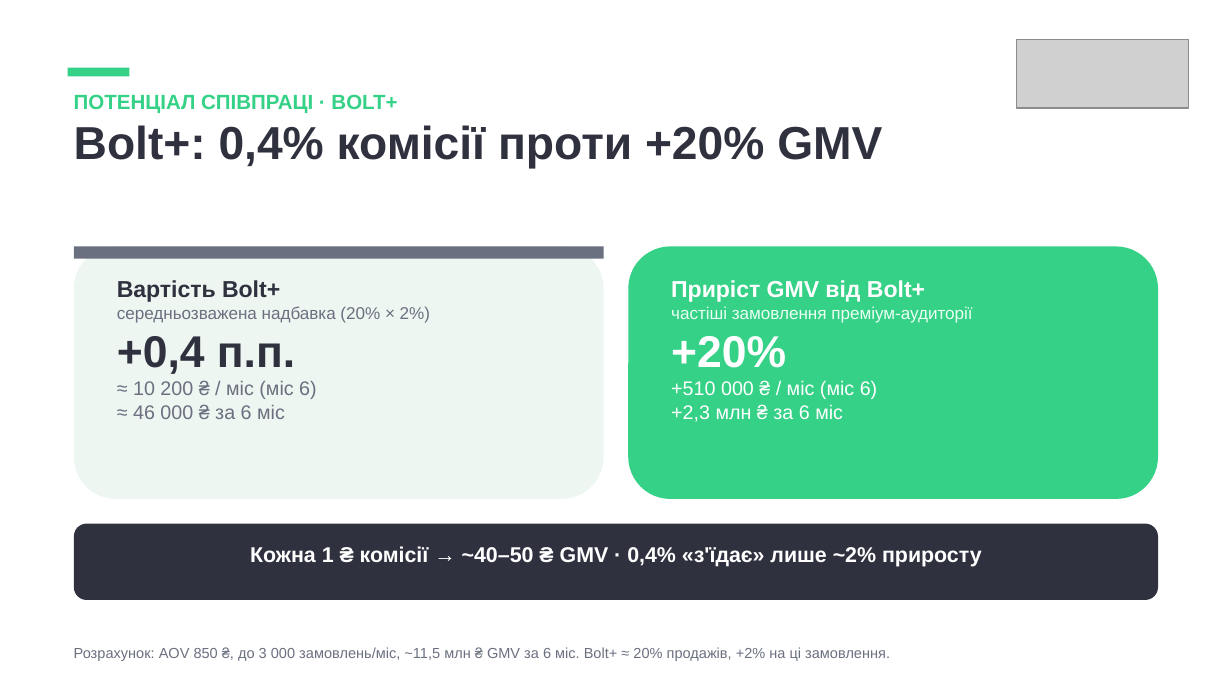
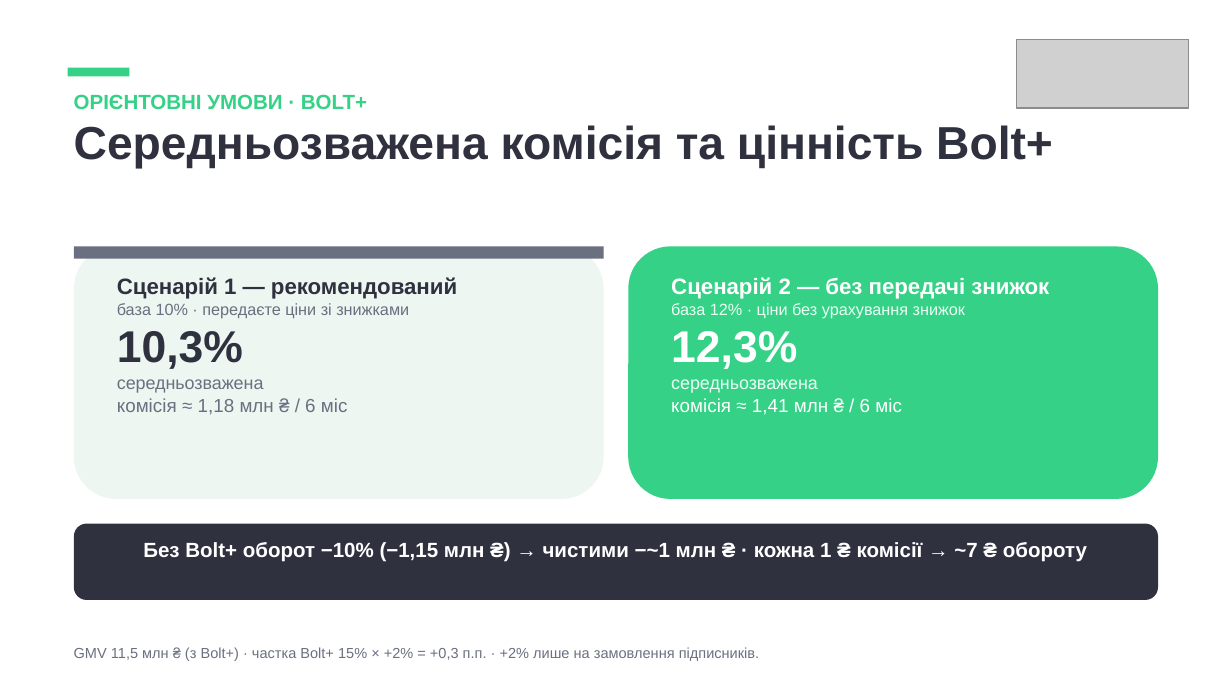
Before and after one commit to yuliianikolaieva/getplaced-report, a slide deck: slide 10 of Master-Zoo-Bolt-Food-Partnership.pptx. Drawn at 1232x693 pixels with LibreOffice and Linux fonts; fonts in the diff are those of the drawing; grey boxes stand for pictures. Boxes give left, top, right and bottom in pixels: in the first picture for what was removed or moved away, otherwise in the second. Text is boxed around its words. In the diff, an @@ line names an element or a change of style, - is before the commit and + after.

```diff
--- a/Master-Zoo-Bolt-Food-Partnership.pptx
+++ b/Master-Zoo-Bolt-Food-Partnership.pptx
@@ text at [74,94,1053,169]: text changed @@
-ПОТЕНЦІАЛ СПІВПРАЦІ · BOLT+
-Bolt+: 0,4% комісії проти +20% GMV
+ОРІЄНТОВНІ УМОВИ · BOLT+
+Середньозважена комісія та цінність Bolt+
@@ text at [117,277,457,415]: text changed; size 10 to 9.5 pt @@
-Вартість Bolt+
-середньозважена надбавка (20% × 2%)
-+0,4 п.п.
-≈ 10 200 ₴ / міс (міс 6)
-≈ 46 000 ₴ за 6 міс
+Сценарій 1 — рекомендований
+база 10% · передаєте ціни зі знижками
+10,3%
+середньозважена
+комісія ≈ 1,18 млн ₴ / 6 міс
@@ text at [671,277,1049,415]: text changed; size 10 to 9.5 pt @@
-Приріст GMV від Bolt+
-частіші замовлення преміум-аудиторії
-+20%
-+510 000 ₴ / міс (міс 6)
-+2,3 млн ₴ за 6 міс
+Сценарій 2 — без передачі знижок
+база 12% · ціни без урахування знижок
+12,3%
+середньозважена
+комісія ≈ 1,41 млн ₴ / 6 міс
@@ text at [143,542,1087,562]: text changed; size 12.5 to 12 pt @@
-Кожна 1 ₴ комісії → ~40–50 ₴ GMV · 0,4% «з'їдає» лише ~2% приросту
+Без Bolt+ оборот −10% (−1,15 млн ₴) → чистими −~1 млн ₴ · кожна 1 ₴ комісії → ~7 ₴ обороту
@@ text at [74,647,759,661]: text changed @@
-Розрахунок: AOV 850 ₴, до 3 000 замовлень/міс, ~11,5 млн ₴ GMV за 6 міс. Bolt+ ≈ 20% продажів, +2% на ці замовлення.
+GMV 11,5 млн ₴ (з Bolt+) · частка Bolt+ 15% × +2% = +0,3 п.п. · +2% лише на замовлення підписників.
```
Also in this commit, not shown: 1 other file.
